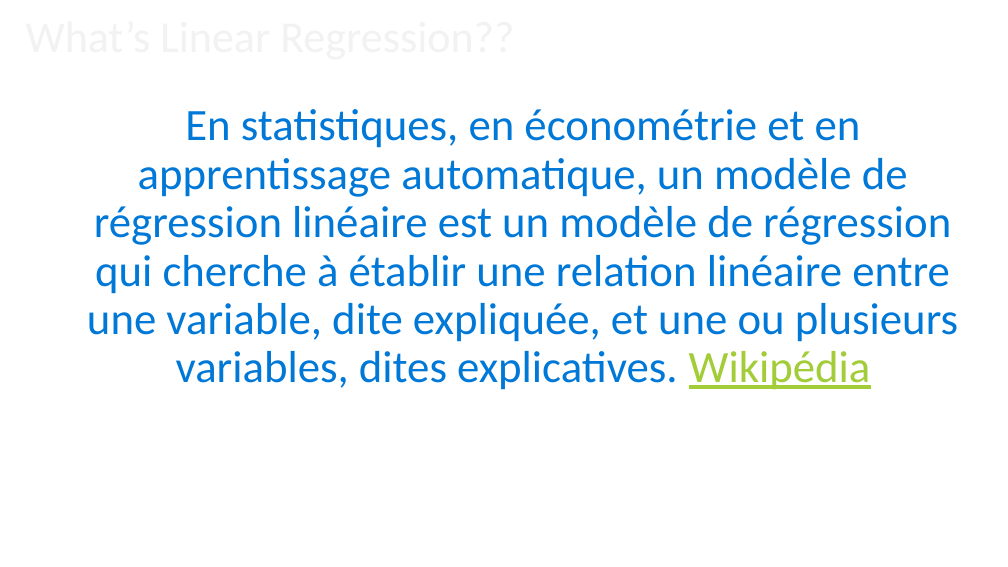
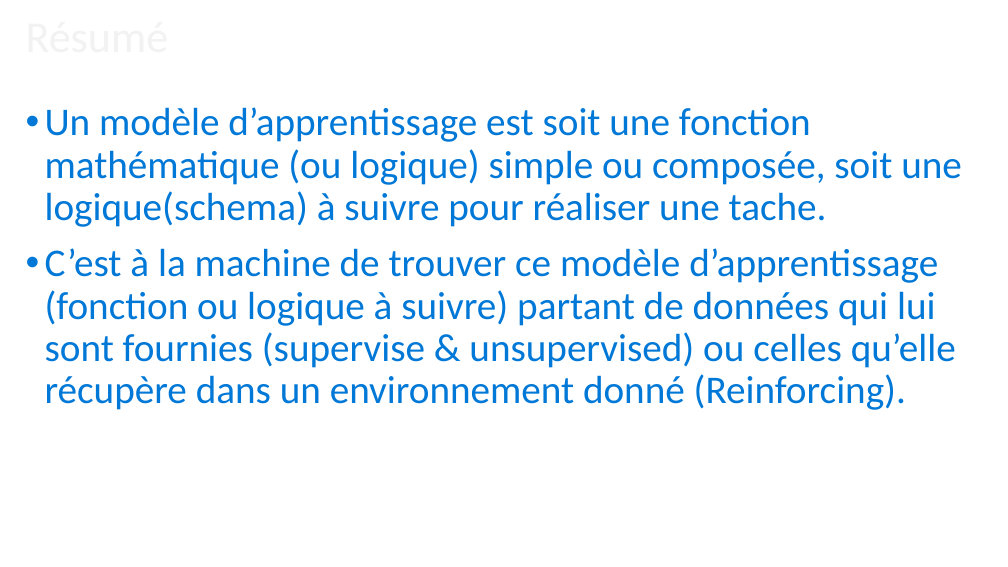
Before and after one commit to nathanbangwa243/Linear-Algebra2, a slide deck: slide 41 of Linear-Algebra2.pptx (slide 3 before the commit). Drawn at 1008x567 pixels with LibreOffice and Linux fonts; fonts in the diff are those of the drawing; background and template pictures are left out. Boxes give left, top, right and bottom in pixels: in the first picture for what was removed or moved away, otherwise in the second. Text is boxed around its words. In the diff, an @@ line names an element or a change of style, - is before the commit and + after.

Commit message:
machine learning explaination 2

```diff
--- a/Linear-Algebra2.pptx
+++ b/Linear-Algebra2.pptx
@@ text at (x1=45, y1=107, x2=962, y2=410): text changed; size 32 to 28 pt @@
-  En statistiques, en économétrie et en apprentissage automatique, un modèle de régression linéaire est un modèle de régression qui cherche à établir une relation linéaire entre une variable, dite expliquée, et une ou plusieurs variables, dites explicatives. Wikipédia
+• Un modèle d’apprentissage est soit une fonction mathématique (ou logique) simple ou composée, soit une logique(schema) à suivre pour réaliser une tache.
+• C’est à la machine de trouver ce modèle d’apprentissage (fonction ou logique à suivre) partant de données qui lui sont fournies (supervise & unsupervised) ou celles qu’elle récupère dans un environnement donné (Reinforcing).
```
Also in this commit, not shown: 2 other slides changed, 6 slides removed.
